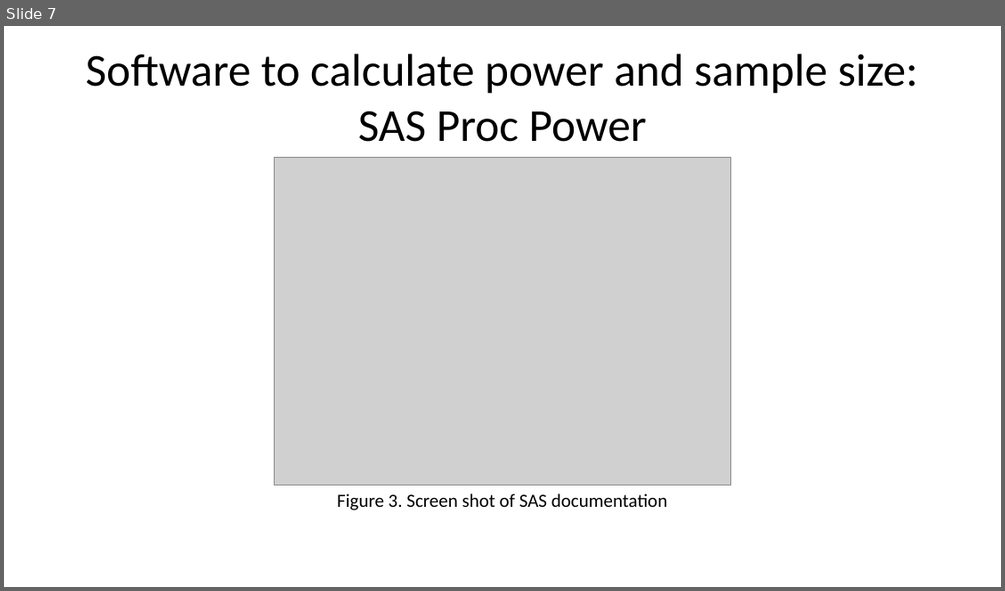
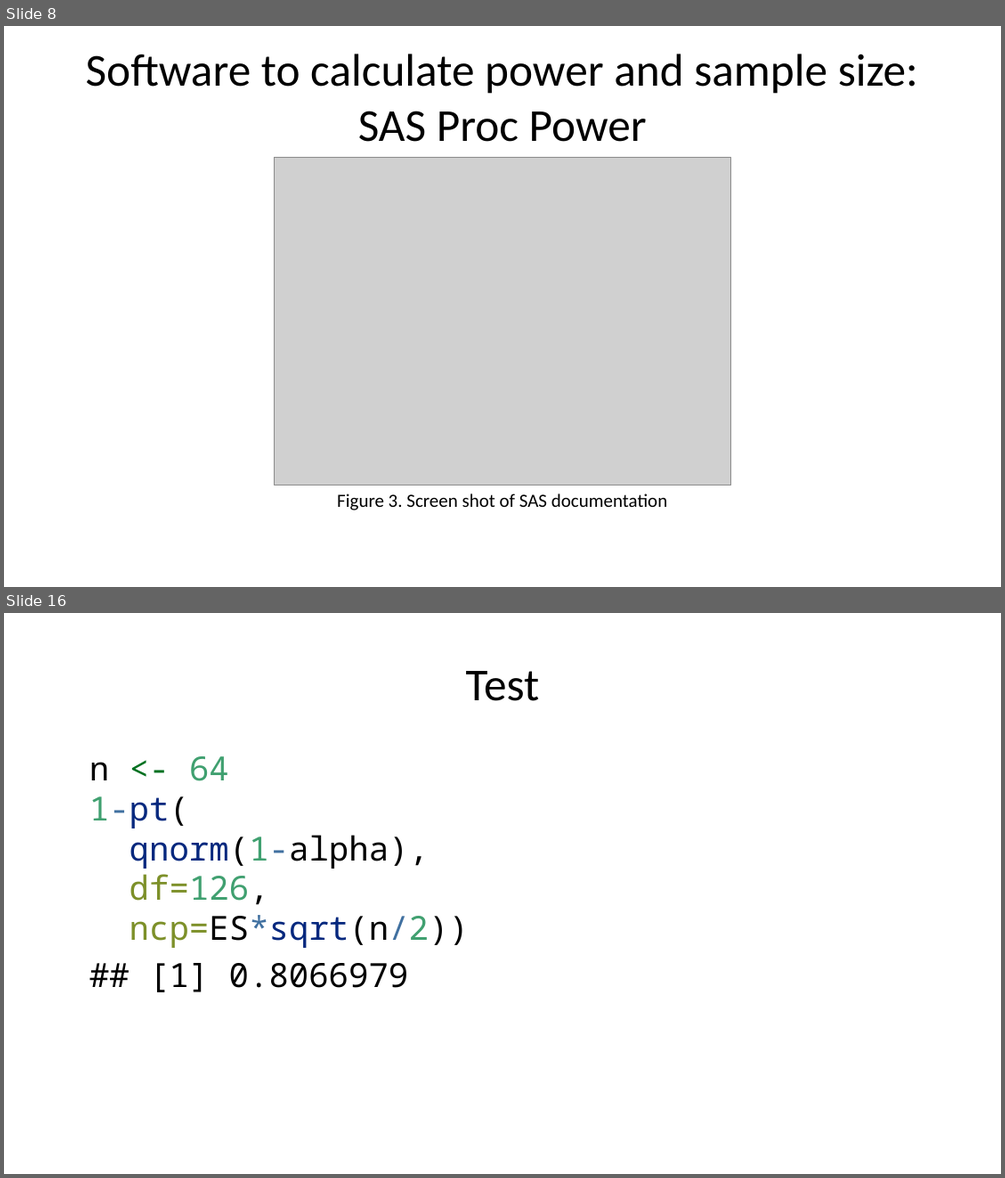
Before and after one commit to pmean/papers-and-presentations, a slide deck: power/power-and-sample-size-slides.pptx. Shown one above the other, each under a label of ours: slide 7 before the commit, slides 8 and 16 after it; the slides between them are not shown. The pictures are 1005x591 and 1005x1178 pixels, drawn with LibreOffice and Linux fonts; fonts in the diff are those of the drawing; grey boxes stand for pictures. Boxes give left, top, right and bottom in pixels: in the first picture for what was removed or moved away, otherwise in the second. Text is boxed around its words. In the diff, an @@ line names an element or a change of style, - is before the commit and + after.

```diff
--- a/power/power-and-sample-size-slides.pptx
+++ b/power/power-and-sample-size-slides.pptx
@@ slide 16 added at <box>4,613,1001,1174</box>, background #FFFFFF @@
@@ title added at <box>466,671,540,701</box>, 44 pt, text #000000 @@
+Test
@@ text added at <box>89,756,469,992</box>, 32 pt, text #000000 @@
+n <- 64
+1-pt(
+qnorm(1-alpha),
+df=126,
+ncp=ES*sqrt(n/2))
+## [1] 0.8066979
@@ what was slide 7 is now slide 8 @@
```
Also in this commit, not shown: 2 slides changed, 12 other slides added, 1 other file.
